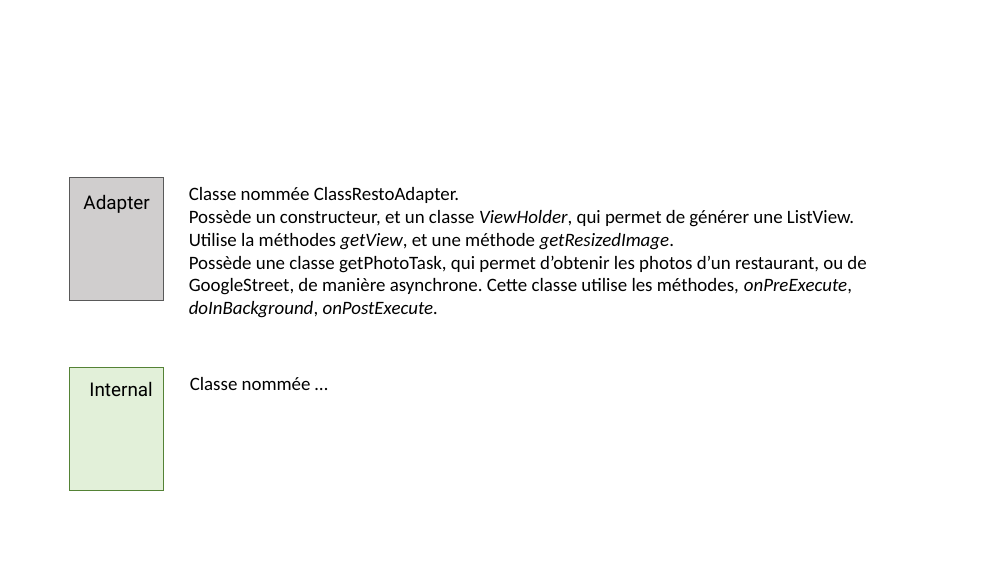
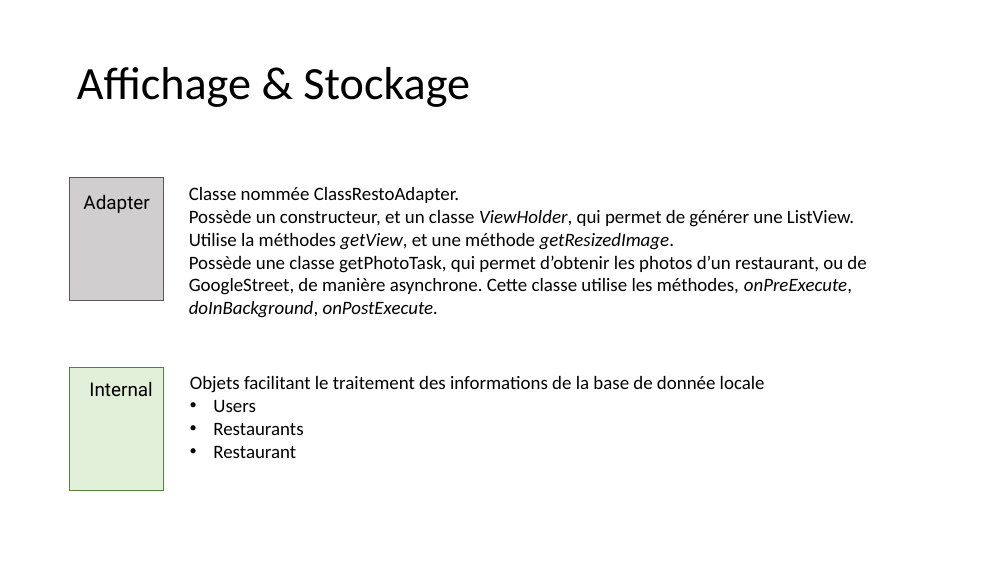
Before and after one commit to hellgheast/AndroidCityResto, a slide deck: slide 19 of CityResto.pptx. Drawn at 1008x567 pixels with LibreOffice and Linux fonts; fonts in the diff are those of the drawing. Boxes give left, top, right and bottom in pixels: in the first picture for what was removed or moved away, otherwise in the second. Text is boxed around its words. In the diff, an @@ line names an element or a change of style, - is before the commit and + after.

```diff
--- a/CityResto.pptx
+++ b/CityResto.pptx
@@ title added at (77,67,470,107), 44 pt, text #000000 @@
+Affichage & Stockage
@@ text at (190,376,765,458): text changed @@
-Classe nommée …
+Objets facilitant le traitement des informations de la base de donnée locale
+• Users
+• Restaurants
+• Restaurant
```
Also in this commit, not shown: 6 other slides changed, 3 slides added, 2 slides removed.
